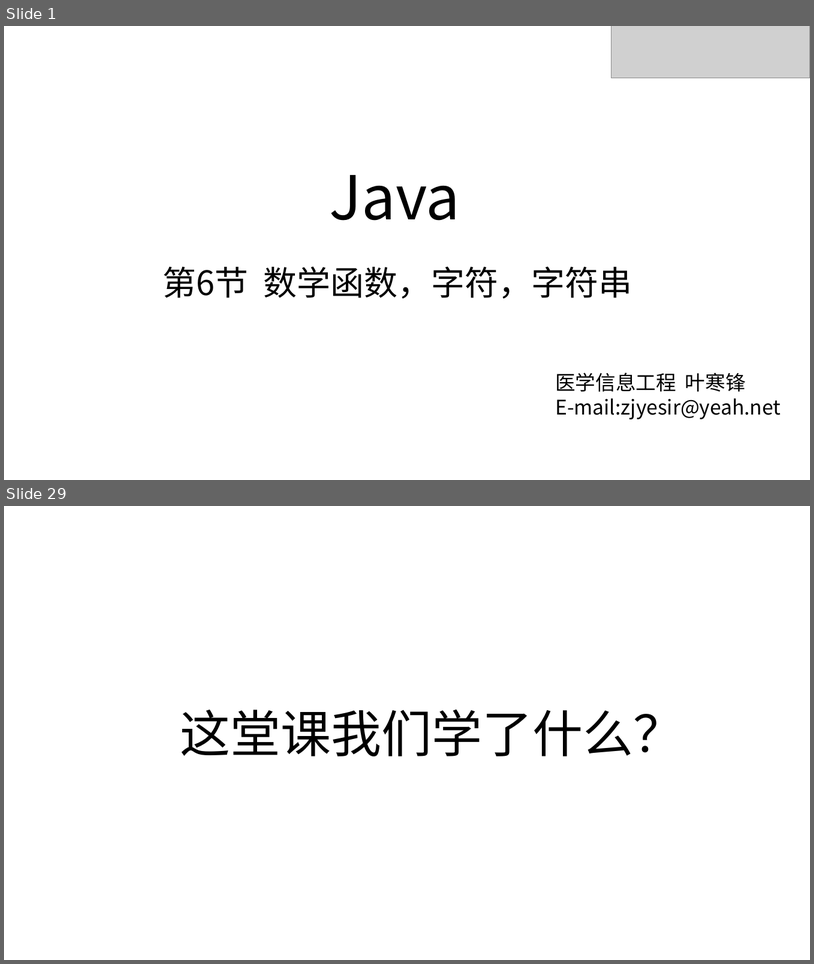
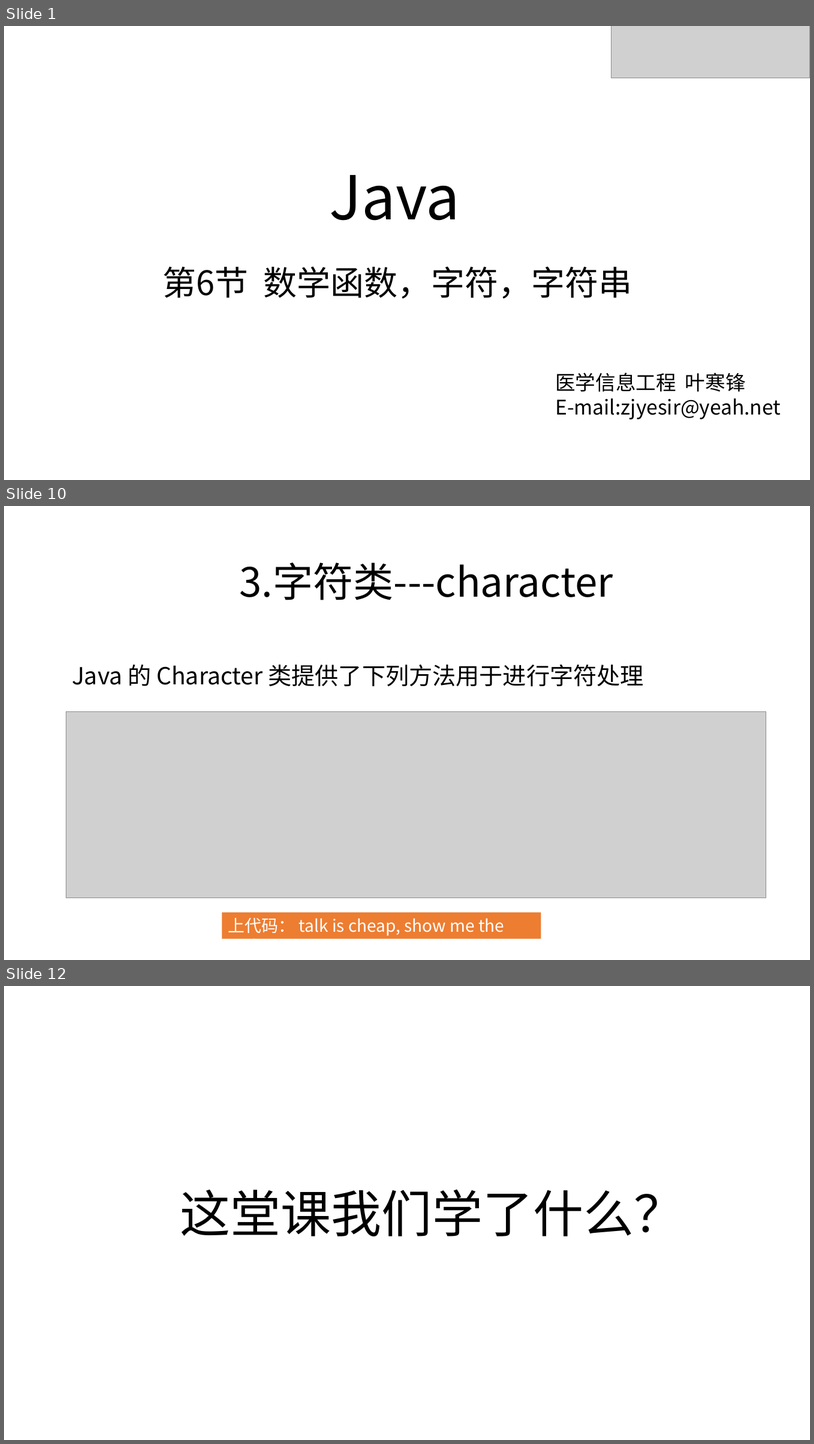
Before and after one commit to zjyesir/hmc_java_1, a slide deck: ppt/3 串.pptx. Shown one above the other, each under a label of ours: slides 1 and 29 before the commit, slides 1, 10 and 12 after it; the slides between them are not shown. The pictures are 814x964 and 814x1444 pixels, drawn with LibreOffice and Linux fonts; fonts in the diff are those of the drawing; grey boxes stand for pictures; background and template pictures are left out. Boxes give left, top, right and bottom in pixels: in the first picture for what was removed or moved away, otherwise in the second. Text is boxed around its words. In the diff, an @@ line names an element or a change of style, - is before the commit and + after.

Commit message:
数字函数，字符，字符串 章节好了

```diff
--- a/ppt/3 串.pptx
+++ b/ppt/3 串.pptx
@@ slide 10 added at (4,506,810,960), background picture (left out) @@
@@ text added at (239,562,614,600), 48 pt, text #000000 @@
+3.字符类---character
@@ text added at (72,664,644,687), 28 pt, text #000000 @@
+Java 的 Character 类提供了下列方法用于进行字符处理
@@ picture added at (66,712,766,898) @@
@@ rectangle added at (222,912,541,939), fill #ED7D31, 20 pt, text #FFFFFF @@
+上代码： talk is cheap, show me the code
@@ what was slide 29 is now slide 12 @@
```
Also in this commit, not shown: 5 slides changed, 4 other slides added, 22 slides removed, 2 other files.
